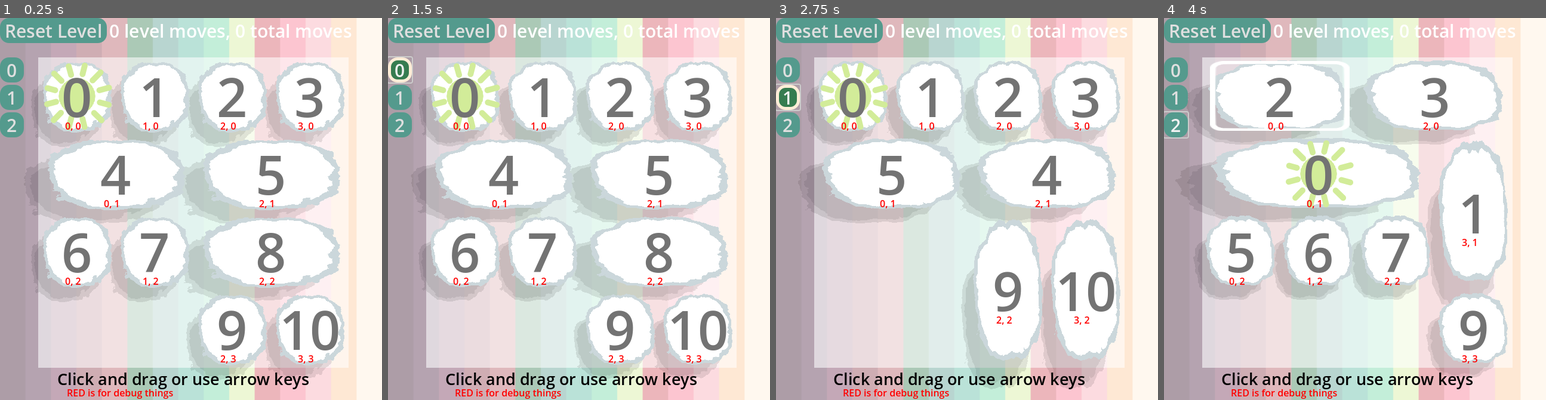
Above: before the commit, frames 1-4 (left to right).
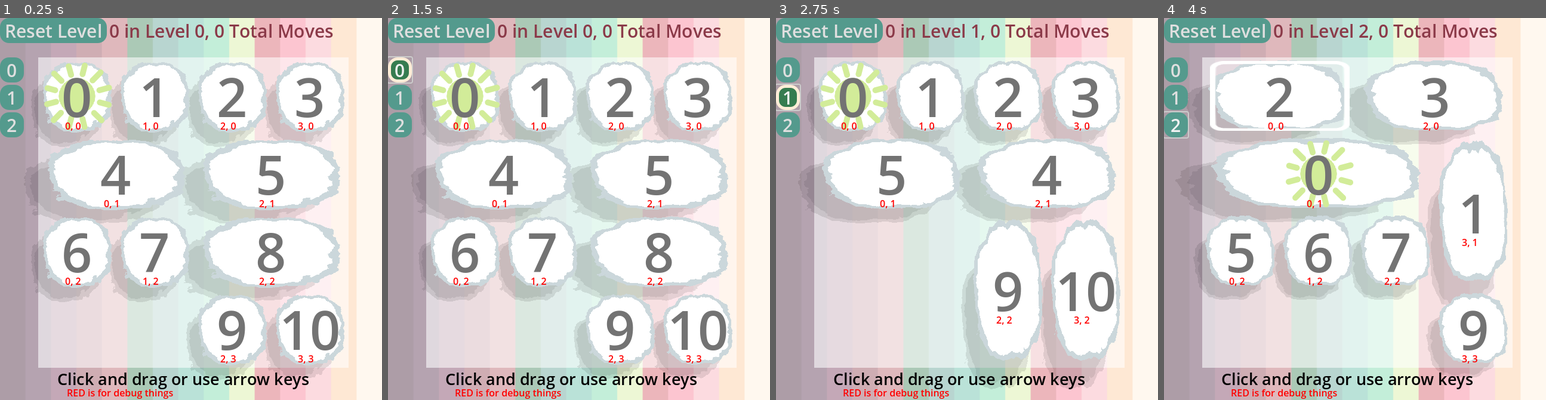
Above: after the commit, the same moments.

Repository: firelighted/comfyjam2026_slidingsun
Game: Godot game, scene res://scenes_scripts/main_2d.tscn
Two runs of this game, one before a commit and one after it. Both use one fixed random seed, a clock stepped at 60 frames per second and the inputs below. The engine's default icon, where the game draws it, is replaced by a stand-in: a white triangle on a blue panel in a dark square.
Inputs (mouse positions are in pixels of both pictures, inside the frame that each line leads up to):
- Up to frame 1 (0.25 s): no input
- Up to frame 2 (1.5 s): click "Reset Level" at 0.5 s; click "0" at 1.25 s
- Up to frame 3 (2.75 s): click "1" at 2 s
- Up to frame 4 (4 s): click "2" at 2.75 s; drag from (1278, 94) to (1435, 94) at 3.52 s

The runs differ from the first frame. In frame 1, 1.1% of the frame differs, in the area x 28-92%, y 1-6%; in frame 2, 1.1%; in frame 3, 1.1%; in frame 4, 1.1%.

Commit message:
fix move counting

Diff:
--- a/block_manager.gd
+++ b/block_manager.gd
@@ -7,6 +7,7 @@
 @export var levels_folder_path : String = "res://levels/"
 @export var blocks : Array[Node]
 @export var levels : Array[LevelResource]
+var level_move_counts : Array[int] = []
 var current_level = 0
 var block_prefab: PackedScene = preload("res://scenes_scripts/block.tscn")
 @onready var block_parent = $BlockParent
@@ -23,7 +24,6 @@
 var y_size: int
 var cells: int
 var moves_this_level: int = 0
-var moves_this_game: int = 0
 
 var is_dragging = false
 
@@ -47,12 +47,12 @@
 		button.text = "Level " + str(i)
 		button.sibling_button_pressed.connect(receive_level_button_pressed)
 		level_button_parent.add_child(button)
+		level_move_counts.append(0)
 	# start level 0
 	load_level(0)
 	won_level_ui.visible = false
 	won_game_ui.visible = false
 	moves_this_level = 0
-	moves_this_game = 0
 
 func _notification(what):
 	if what == NOTIFICATION_WM_MOUSE_EXIT:
@@ -94,15 +94,22 @@
 
 func check_for_win():
 	if array[WIN_ARRAY_IDX] == SUN_TILE_IDX:
+		if current_level > -1 and current_level < len(level_move_counts):
+			level_move_counts[current_level] = moves_this_level
 		print("win")
 		if current_level < len(levels) -1:
 			won_level_ui.visible = true
 		else:
+			var moves_this_game = 0
+			for i in level_move_counts:
+				moves_this_game += i
 			game_moves_counter_label.text = str(moves_this_game) + " TOTAL MOVES"
 			won_game_ui.visible = true
 
 
-func load_level(level_idx:int):
+func load_level(level_idx:int, add_to_total: bool=true):
+	if current_level > -1 and current_level < len(level_move_counts):
+		level_move_counts[current_level] = moves_this_level
 	if level_idx < len(levels):
 		current_level = level_idx
 		array = levels[level_idx].initial_array()
@@ -219,8 +226,11 @@
 
 func increment_move_counters(increment=1):
 	moves_this_level += increment
-	moves_this_game += increment
-	$"../UI_foreground/HBoxContainer/MoveCounterLabel".text = str(moves_this_level) + " level moves, " + str(moves_this_game) + " total moves"
+	var moves_this_game = 0
+	for i in level_move_counts:
+		moves_this_game += i
+	moves_this_game += moves_this_level
+	$"../UI_foreground/HBoxContainer/MoveCounterLabel".text = str(moves_this_level) + " in Level " + str(current_level) + ", " + str(moves_this_game) + " Total Moves"
 
 func update_array(
 	prev_pos: Vector2, new_pos: Vector2, block_dims: Vector2, val: int
@@ -328,4 +338,5 @@
 
 
 func _on_reset_level_button_pressed() -> void:
+	moves_this_level = 0
 	load_level(current_level)
--- a/scenes_scripts/main_2d.tscn
+++ b/scenes_scripts/main_2d.tscn
@@ -7,6 +7,9 @@
 [ext_resource type="LabelSettings" uid="uid://b4qx5deogc1w8" path="res://theme/DEBUG_labelsetting.tres" id="3_ytdtc"]
 [ext_resource type="PackedScene" uid="uid://c1nqrhcqdwaqy" path="res://scenes_scripts/block.tscn" id="6_6y1a6"]
 [ext_resource type="Texture2D" uid="uid://cihbuf5w5dxhy" path="res://icon.svg" id="7_8hjc0"]
+[ext_resource type="LabelSettings" uid="uid://b7njf8ocvr8ys" path="res://theme/move_counter_label_settings.tres" id="8_chis1"]
+[ext_resource type="LabelSettings" uid="uid://cifshari8du0k" path="res://theme/title_label_settings.tres" id="9_pik1o"]
+[ext_resource type="LabelSettings" uid="uid://3ij2qfdqckw8" path="res://theme/subtitle_label_settings.tres" id="10_f8cbi"]
 
 [sub_resource type="LabelSettings" id="LabelSettings_ivpb4"]
 font_size = 27
@@ -21,14 +24,6 @@
 [sub_resource type="Curve" id="Curve_ihapv"]
 _data = [Vector2(0, 0.296703), 0.0, 0.0, 0, 0, Vector2(1, 1), 0.0, 0.0, 0, 0]
 point_count = 2
-
-[sub_resource type="LabelSettings" id="LabelSettings_fltq5"]
-font_size = 80
-font_color = Color(0.211765, 0.486275, 0.313726, 1)
-outline_size = 40
-shadow_size = 40
-shadow_color = Color(0.2156, 0.49, 0.316213, 0.482353)
-shadow_offset = Vector2(10, 10)
 
 [node name="Node" type="Node"]
 
@@ -168,6 +163,7 @@
 [node name="MoveCounterLabel" type="Label" parent="UI_foreground/HBoxContainer"]
 layout_mode = 2
 text = "0 moves"
+label_settings = ExtResource("8_chis1")
 
 [node name="LevelButtonParent" type="VBoxContainer" parent="UI_foreground"]
 layout_mode = 0
@@ -192,7 +188,7 @@
 [node name="WonLabel" type="Label" parent="UI_foreground/Won_Level_UI"]
 layout_mode = 2
 text = "WON LEVEL!"
-label_settings = SubResource("LabelSettings_fltq5")
+label_settings = ExtResource("9_pik1o")
 
 [node name="Button" type="Button" parent="UI_foreground/Won_Level_UI"]
 layout_mode = 2
@@ -216,10 +212,15 @@
 layout_mode = 2
 size_flags_horizontal = 4
 text = "WON GAME!"
-label_settings = SubResource("LabelSettings_fltq5")
+label_settings = ExtResource("9_pik1o")
 
 [node name="Moves_This_Game_Label" type="Label" parent="UI_foreground/Won_Game_UI"]
-layout_mode = 2
+custom_minimum_size = Vector2(100, 100)
+layout_mode = 2
+text = "12 TOTAL MOVES"
+label_settings = ExtResource("10_f8cbi")
+horizontal_alignment = 1
+autowrap_mode = 3
 
 [node name="VBoxContainer" type="VBoxContainer" parent="UI_foreground"]
 layout_mode = 1
--- /dev/null
+++ b/theme/move_counter_label_settings.tres
@@ -0,0 +1,5 @@
+[gd_resource type="LabelSettings" format=3 uid="uid://b7njf8ocvr8ys"]
+
+[resource]
+font_size = 30
+font_color = Color(0.545098, 0.227451, 0.286275, 1)
--- /dev/null
+++ b/theme/subtitle_label_settings.tres
@@ -0,0 +1,9 @@
+[gd_resource type="LabelSettings" format=3 uid="uid://3ij2qfdqckw8"]
+
+[resource]
+font_size = 50
+font_color = Color(0.211765, 0.486275, 0.313726, 1)
+outline_size = 40
+shadow_size = 40
+shadow_color = Color(0.2156, 0.49, 0.316213, 0.482353)
+shadow_offset = Vector2(10, 10)
--- /dev/null
+++ b/theme/title_label_settings.tres
@@ -0,0 +1,9 @@
+[gd_resource type="LabelSettings" format=3 uid="uid://cifshari8du0k"]
+
+[resource]
+font_size = 80
+font_color = Color(0.211765, 0.486275, 0.313726, 1)
+outline_size = 40
+shadow_size = 40
+shadow_color = Color(0.2156, 0.49, 0.316213, 0.482353)
+shadow_offset = Vector2(10, 10)
Not shown: 1 places in scenes_scripts/main_2d.tscn that only renumber resources
